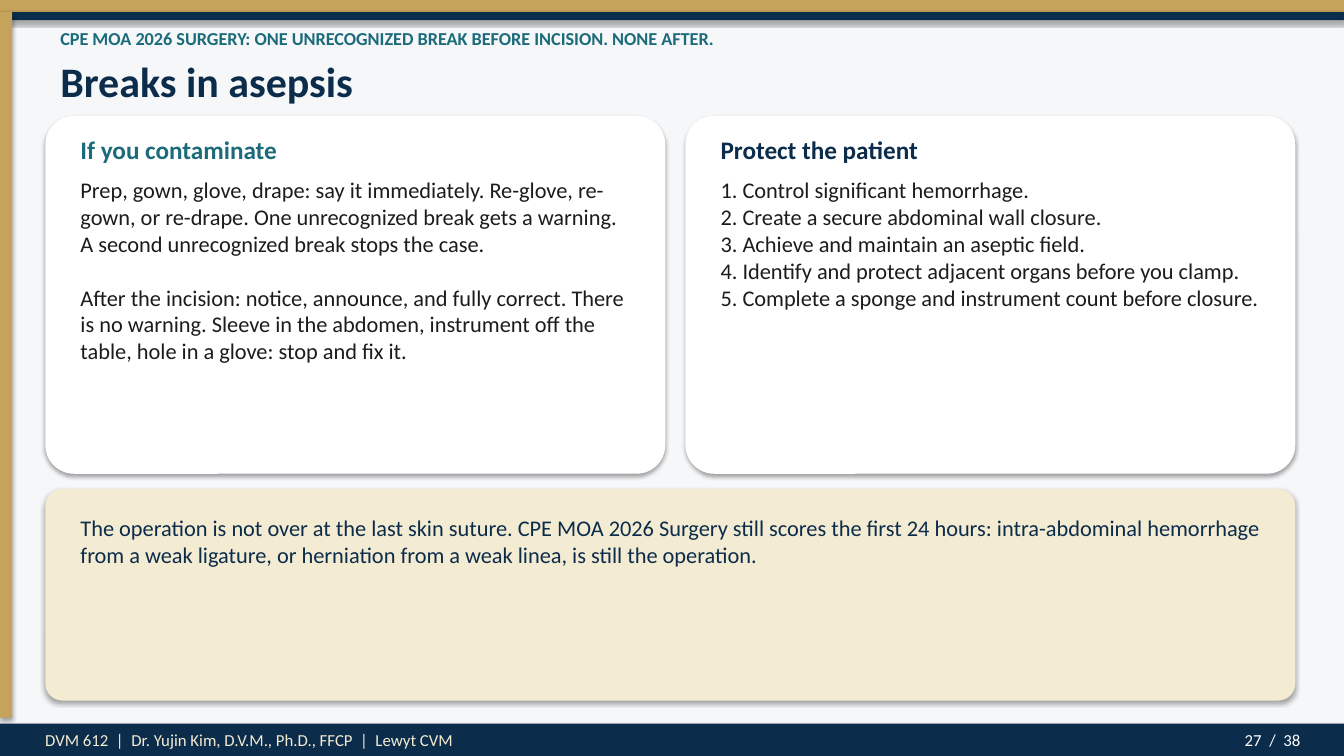
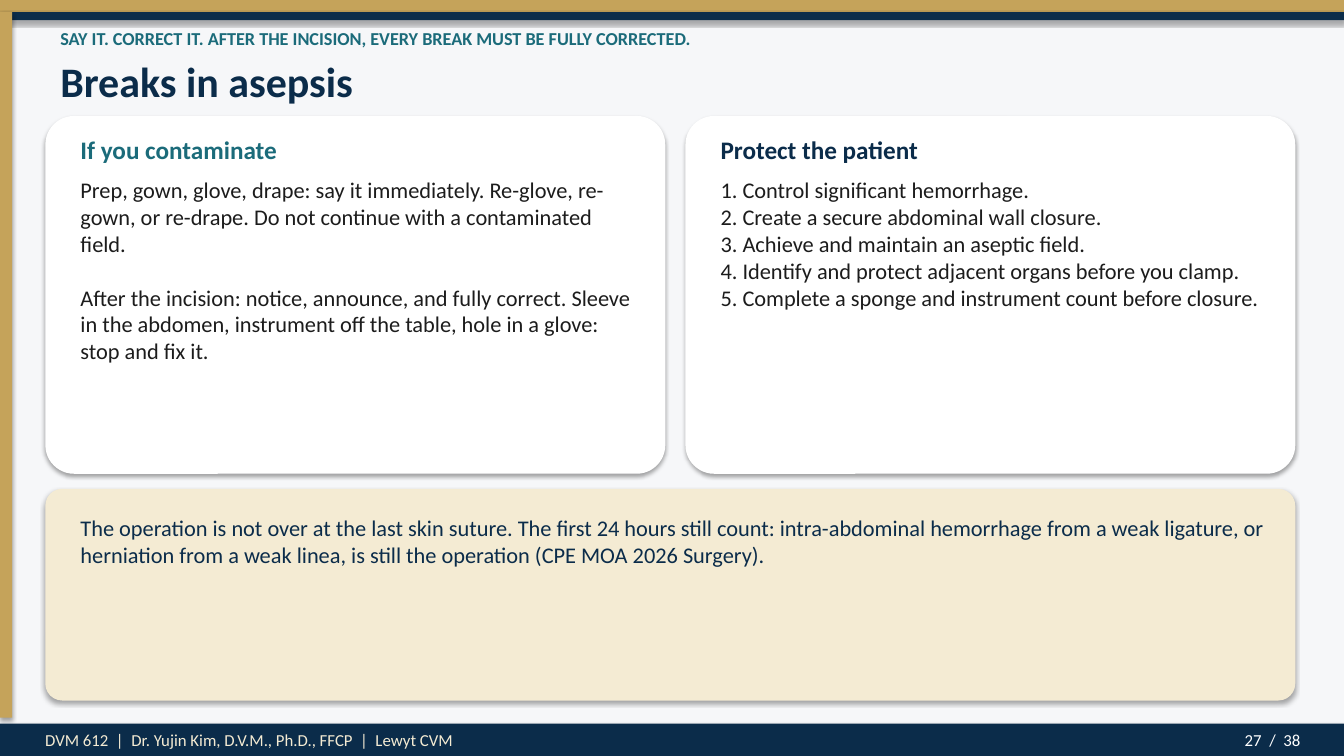
Before and after one commit to drkimvet/happycare, a slide deck: slide 27 of lectures/DVM-612_Week4_Preop_PatientPrep_Postop.pptx. Drawn at 1344x756 pixels with LibreOffice and Linux fonts; fonts in the diff are those of the drawing. Boxes give left, top, right and bottom in pixels: in the first picture for what was removed or moved away, otherwise in the second. Text is boxed around its words. In the diff, an @@ line names an element or a change of style, - is before the commit and + after.

```diff
--- a/lectures/DVM-612_Week4_Preop_PatientPrep_Postop.pptx
+++ b/lectures/DVM-612_Week4_Preop_PatientPrep_Postop.pptx
@@ text at (60, 33, 690, 48): text changed @@
-CPE MOA 2026 SURGERY: ONE UNRECOGNIZED BREAK BEFORE INCISION. NONE AFTER.
+SAY IT. CORRECT IT. AFTER THE INCISION, EVERY BREAK MUST BE FULLY CORRECTED.
@@ text at (80, 182, 630, 363): text changed @@
-Prep, gown, glove, drape: say it immediately. Re-glove, re-gown, or re-drape. One unrecognized break gets a warning. A second unrecognized break stops the case.
-After the incision: notice, announce, and fully correct. There is no warning. Sleeve in the abdomen, instrument off the table, hole in a glove: stop and fix it.
+Prep, gown, glove, drape: say it immediately. Re-glove, re-gown, or re-drape. Do not continue with a contaminated field.
+After the incision: notice, announce, and fully correct. Sleeve in the abdomen, instrument off the table, hole in a glove: stop and fix it.
@@ text at (80, 520, 1264, 567): text changed @@
-The operation is not over at the last skin suture. CPE MOA 2026 Surgery still scores the first 24 hours: intra-abdominal hemorrhage from a weak ligature, or herniation from a weak linea, is still the operation.
+The operation is not over at the last skin suture. The first 24 hours still count: intra-abdominal hemorrhage from a weak ligature, or herniation from a weak linea, is still the operation (CPE MOA 2026 Surgery).
```
Also in this commit, not shown: 20 other slides changed, 7 other files.
